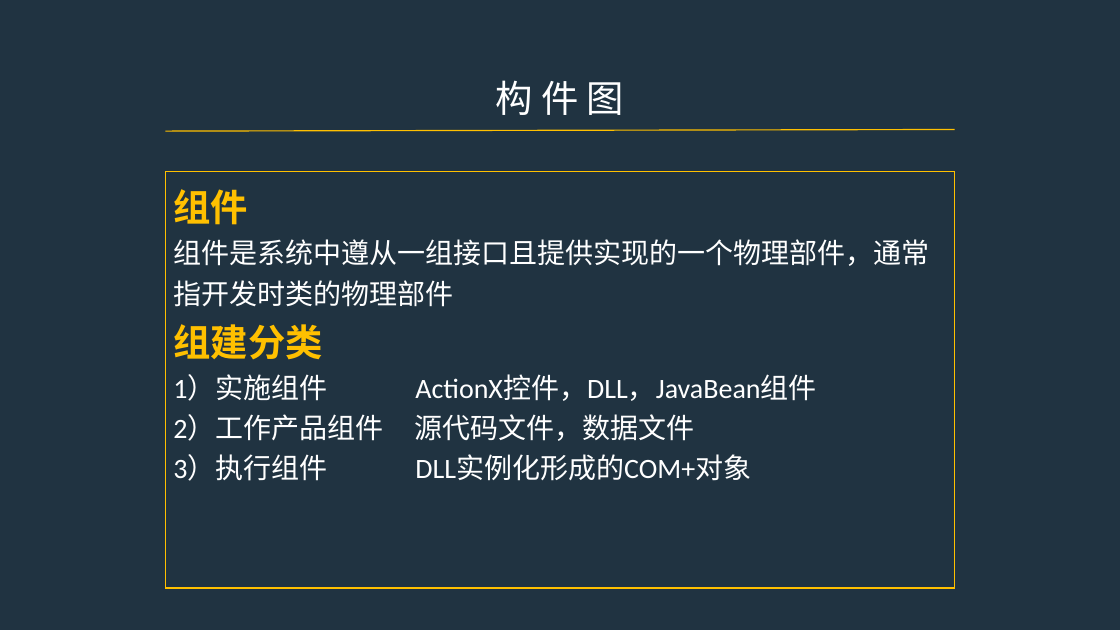
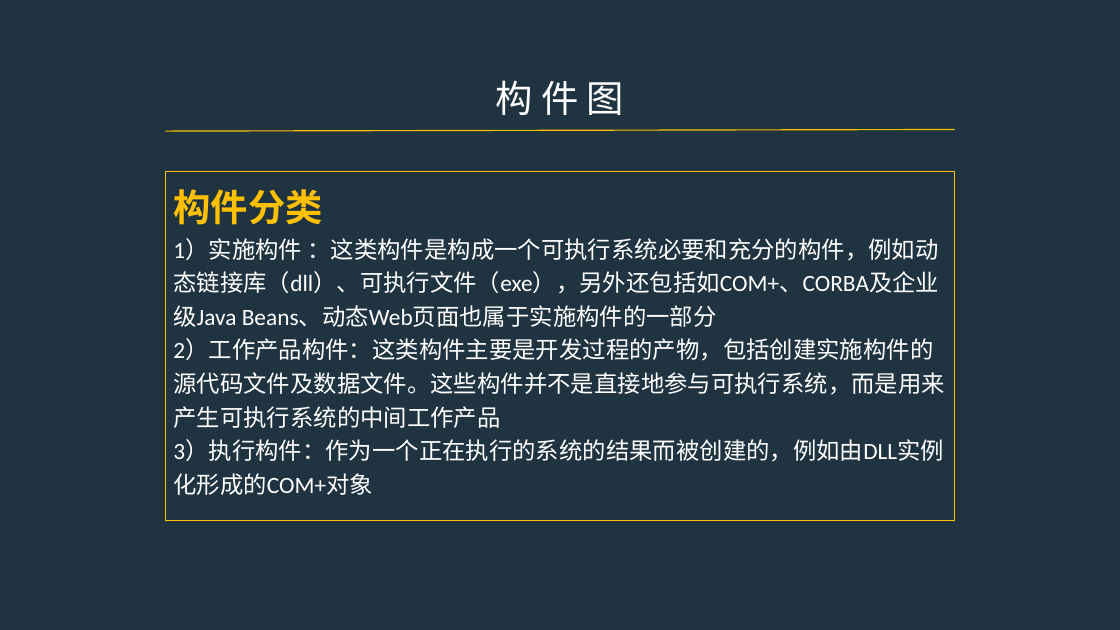
Before and after one commit to PRD2017-G07/G07-teamwork, a slide deck: slide 15 of 0PPT/UML图2.pptx (slide 9 before the commit). Drawn at 1120x630 pixels with LibreOffice and Linux fonts; fonts in the diff are those of the drawing. Boxes give left, top, right and bottom in pixels: in the first picture for what was removed or moved away, otherwise in the second. Text is boxed around its words. In the diff, an @@ line names an element or a change of style, - is before the commit and + after.

Commit message:
HPY

```diff
--- a/0PPT/UML图2.pptx
+++ b/0PPT/UML图2.pptx
@@ rectangle "构件分类": place and size @@
-rectangle "构件分类" at bbox=[166, 171, 955, 588]
+rectangle "构件分类" at bbox=[166, 171, 955, 521]
@@ text in rectangle at bbox=[173, 189, 944, 495]: text changed; size 24 to 20 pt @@
-组件
-组件是系统中遵从一组接口且提供实现的一个物理部件，通常指开发时类的物理部件
-组建分类
-1）实施组件 ActionX控件，DLL，JavaBean组件
-2）工作产品组件 源代码文件，数据文件
-3）执行组件 DLL实例化形成的COM+对象
+构件分类
+1）实施构件 ：这类构件是构成一个可执行系统必要和充分的构件，例如动态链接库（dll）、可执行文件（exe），另外还包括如COM+、CORBA及企业级Java Beans、动态Web页面也属于实施构件的一部分
+2）工作产品构件：这类构件主要是开发过程的产物，包括创建实施构件的源代码文件及数据文件。这些构件并不是直接地参与可执行系统，而是用来产生可执行系统的中间工作产品
+3）执行构件：作为一个正在执行的系统的结果而被创建的，例如由DLL实例化形成的COM+对象
```
Also in this commit, not shown: 8 other slides changed, 19 slides added.
